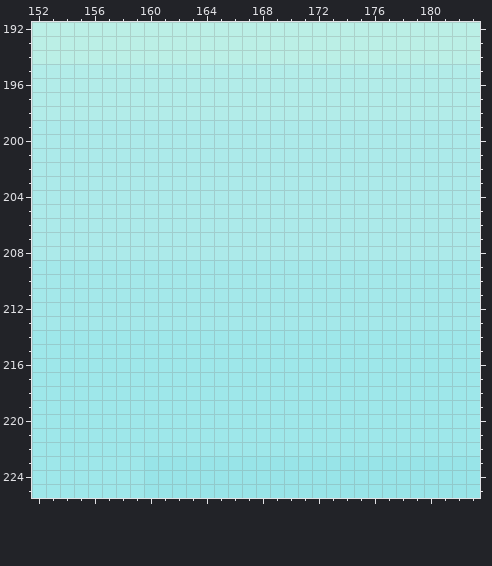
A pixel-art file gets an edit: assets/contest.aseprite. The picture above is the old version.
320x240 pixels, 1 frame. Colours within 5 levels of each other are drawn and written as one. Shown: x 152..183, y 192..225.
After the commit:
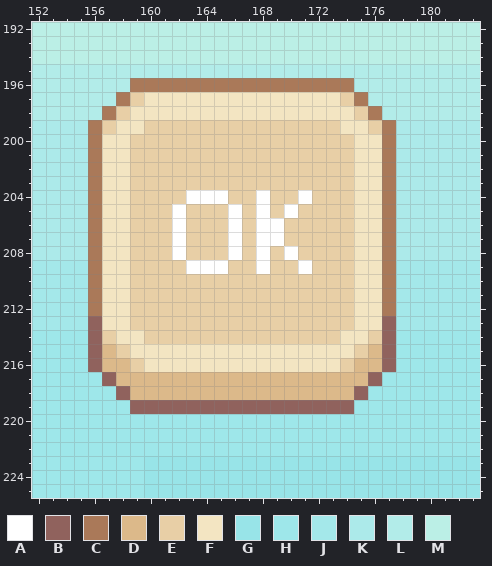
Palette (. is transparent): A #ffffff  B #90625d  C #aa7959  D #dcb98a  E #e8cfa6  F #f3e5c2  G #98e4e8  H #9ee7ea  J #a4e8ea  K #aceaea  L #b2ece9  M #bbefe6
The edit:
Layer "results/circles":
y 196: x 159..174 LLLLLLLLLLLLLLLL -> CCCCCCCCCCCCCCCC
y 197: x 158..175 LLLLLLLLLLLLLLLLLL -> CEFFFFFFFFFFFFFFEC
y 198: x 157..176 LLLLLLLLLLLLLLLLLLLL -> CEFFFFFFFFFFFFFFFFEC
y 199: x 156..177 KKKKKKKKKKKKKKKKKKKKKK -> CEFFEEEEEEEEEEEEEEFFEC
y 200..203: x 156..177 KKKKKKKKKKKKKKKKKKKKKK -> CFFEEEEEEEEEEEEEEEEFFC
y 204: x 156..177 KKKKKKKKKKKKKKKKKKKKKK -> CFFEEEEAAAEEAEEAEEEFFC
y 205: x 156..177 KKKKKKKKKKKKKKKKKKKKKK -> CFFEEEAEEEAEAEAEEEEFFC
y 206..207: x 156..177 KKKKKKKKKKKKKKKKKKKKKK -> CFFEEEAEEEAEAAEEEEEFFC
y 208: x 156..177 KKKKKKKKKKKKKKKKKKKKKK -> CFFEEEAEEEAEAEAEEEEFFC
y 209: x 156..177 JJJJJJJJJJJJJJJJJJJJJJ -> CFFEEEEAAAEEAEEAEEEFFC
y 210..212: x 156..177 JJJJJJJJJJJJJJJJJJJJJJ -> CFFEEEEEEEEEEEEEEEEFFC
y 213: x 156..177 JJJJJJJJJJJJJJJJJJJJJJ -> BFFEEEEEEEEEEEEEEEEFFB
y 214: x 156..177 HHHHHHHHHHHHHHHHHHHHHH -> BEFFEEEEEEEEEEEEEEFFEB
y 215: x 156..177 HHHHHHHHHHHHHHHHHHHHHH -> BDEFFFFFFFFFFFFFFFFEDB
y 216: x 156..177 HHHHHHHHHHHHHHHHHHHHHH -> BDDEFFFFFFFFFFFFFFEDDB
y 217: x 157..176 HHHHHHHHHHHHHHHHHHHH -> BDDDDDDDDDDDDDDDDDDB
y 218: x 158..175 HHHHHHHHHHHHHHHHHH -> BDDDDDDDDDDDDDDDDB
y 219: x 159..174 HHHHHHHHHHHHHHHH -> BBBBBBBBBBBBBBBB
Changed places in both pictures, as pixel boxes (x1, y1, x2, y2):
changed: (88, 78, 396, 414)
